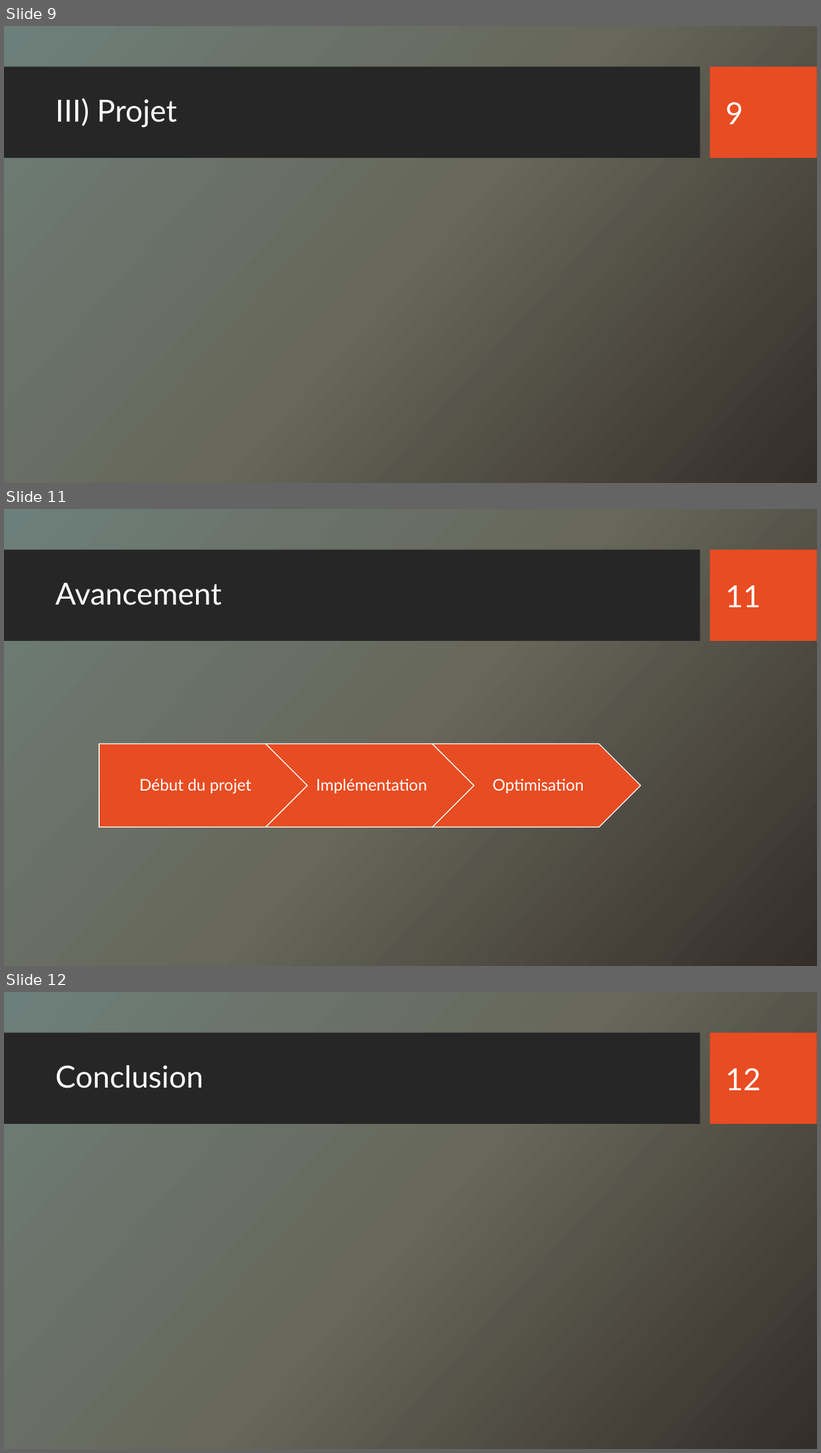
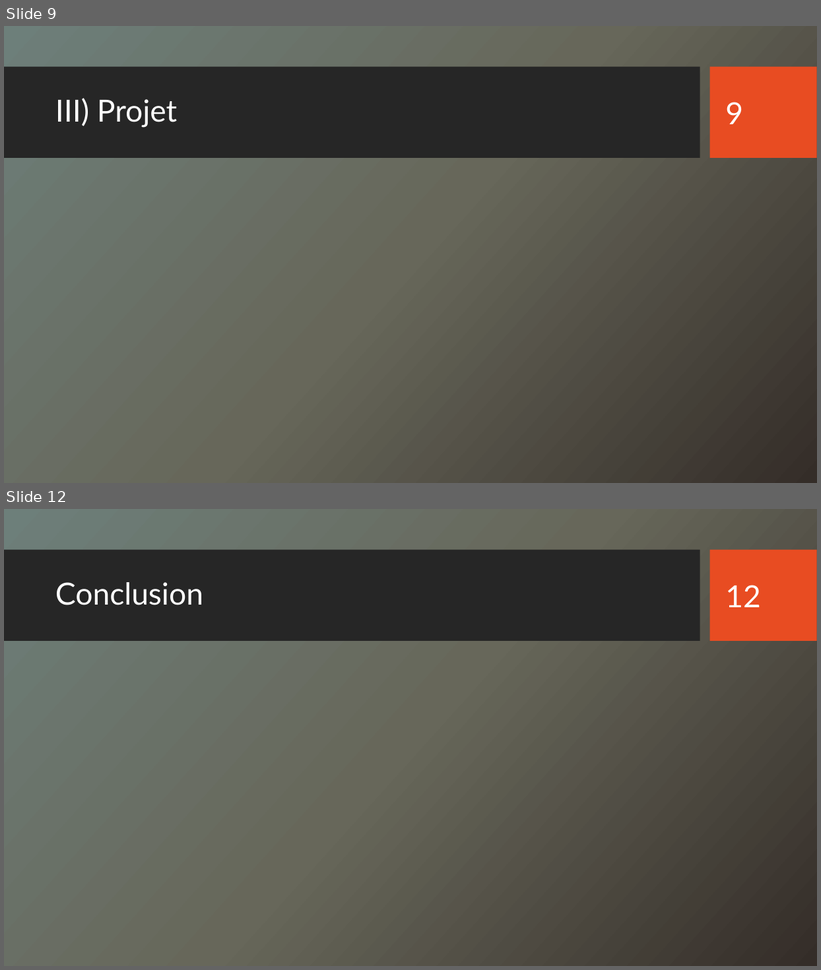
Before and after one commit to kazouke/Artificial-Bee-Colony, a slide deck: Intelligence Artificielle.pptx. Shown one above the other, each under a label of ours: slides 9, 11 and 12 before the commit, slides 9 and 12 after it; the slides between them are not shown. The pictures are 821x1453 and 821x970 pixels, drawn with LibreOffice and Linux fonts; fonts in the diff are those of the drawing; background and template pictures are left out. Boxes give left, top, right and bottom in pixels: in the first picture for what was removed or moved away, otherwise in the second. Text is boxed around its words. In the diff, an @@ line names an element or a change of style, - is before the commit and + after.

Commit message:
Petites modifs
Il faudrait changer la partie implémentation

```diff
--- a/Intelligence Artificielle.pptx
+++ b/Intelligence Artificielle.pptx
@@ slide 11 removed at <box>4,509,817,966</box>, background picture (left out); not listed: 2 template elements that a slide beside it also shows @@
@@ title removed at <box>55,583,222,605</box> @@
-Avancement
@@ page number removed at <box>725,586,761,607</box> @@
-11
@@ group removed at <box>99,744,642,827</box>: 3 texts, 2 chevrons, 1 pentagon arrow @@
-Début du projet
-Implémentation
-Optimisation
```
Also in this commit, not shown: 2 slides changed, 1 slide added.
